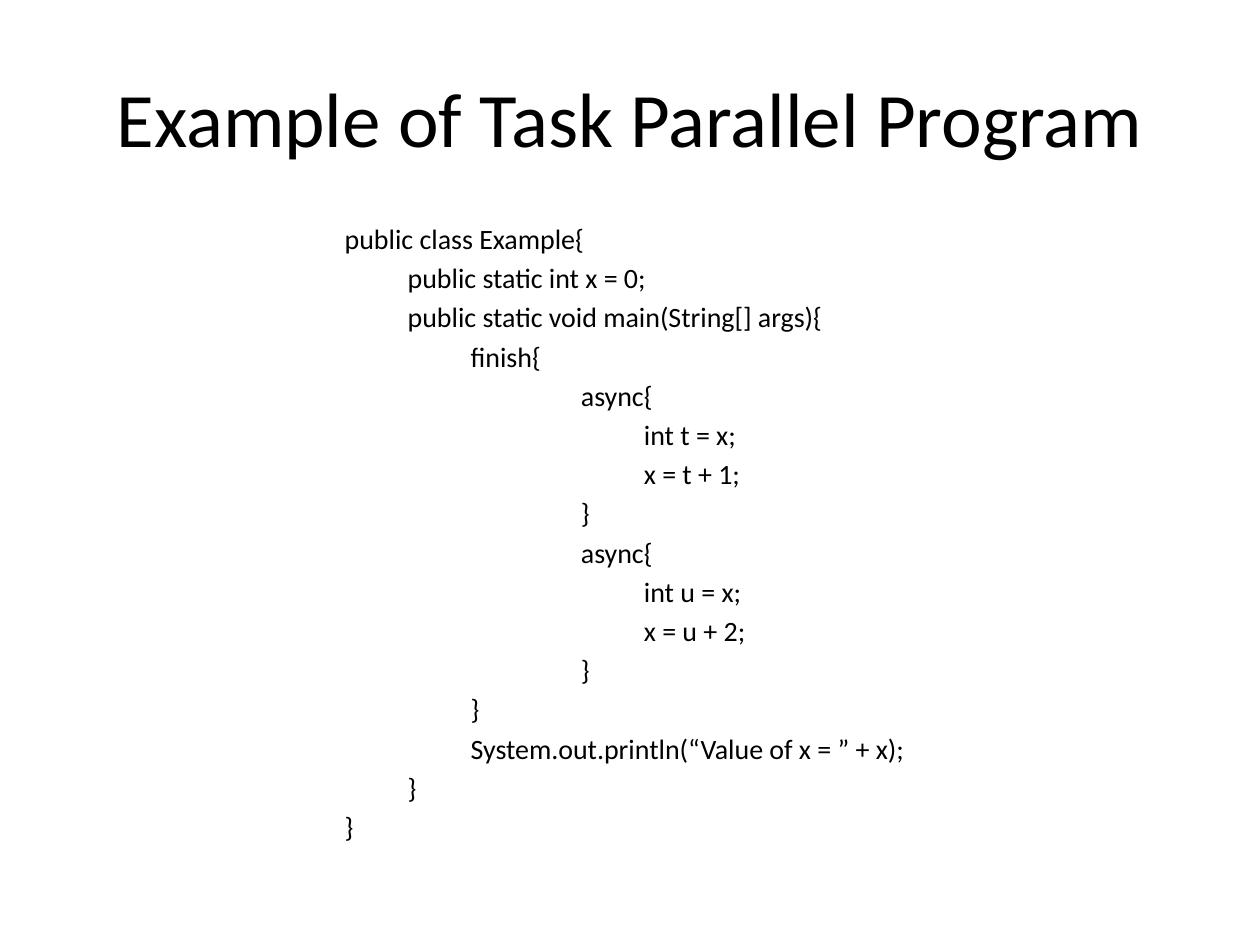
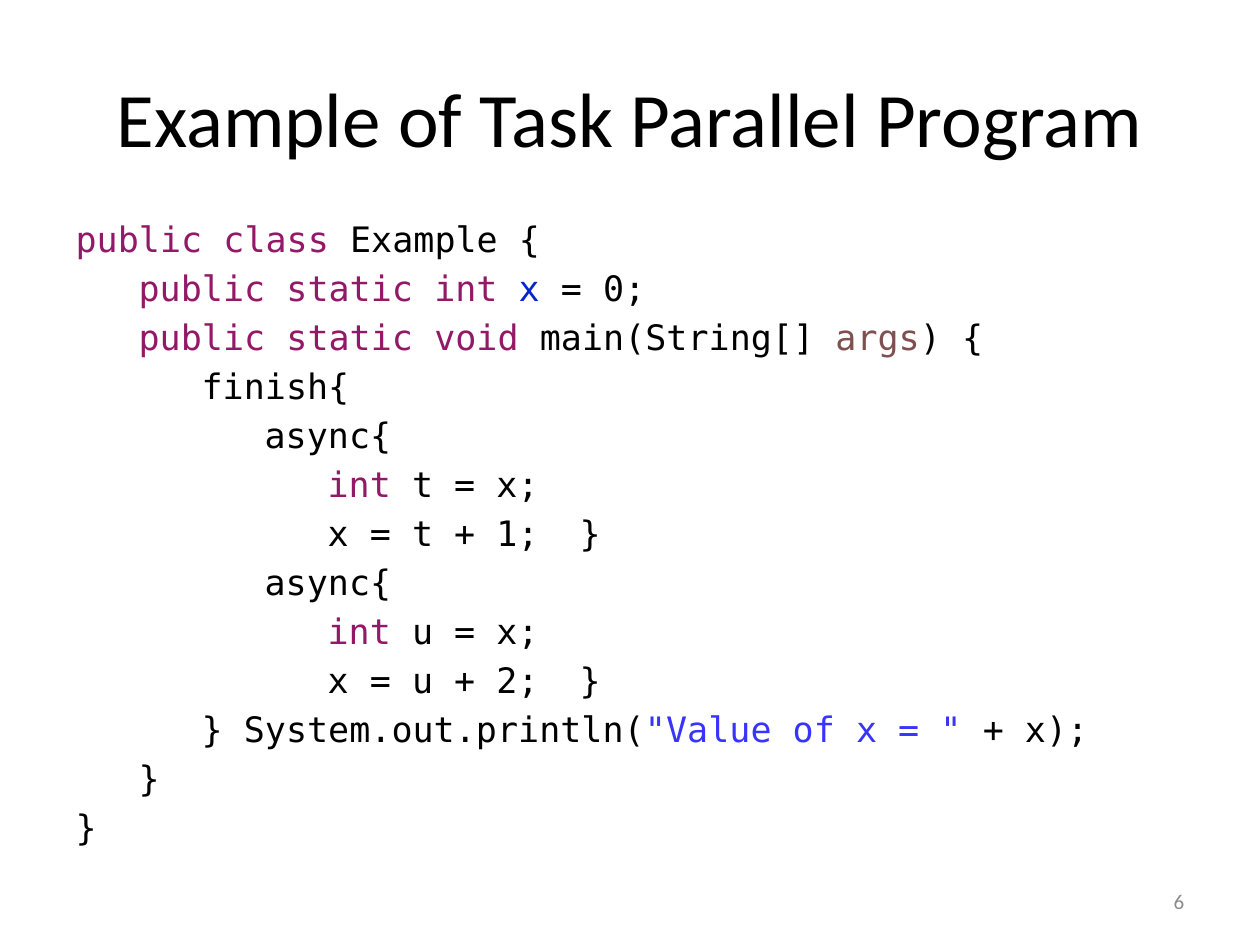
Before and after one commit to ericmercer/nakade-radha, a slide deck: slide 7 of proposal/ppt/thesis-proposal.pptx (slide 8 before the commit). Drawn at 1260x945 pixels with LibreOffice and Linux fonts; fonts in the diff are those of the drawing. Boxes give left, top, right and bottom in pixels: in the first picture for what was removed or moved away, otherwise in the second. Text is boxed around its words. In the diff, an @@ line names an element or a change of style, - is before the commit and + after.

```diff
--- a/proposal/ppt/thesis-proposal.pptx
+++ b/proposal/ppt/thesis-proposal.pptx
@@ text "public class Example {": place and size @@
-text "public class Example {" at (345,228,904,764)
+text "public class Example {" at (76,225,1088,750)
@@ text at (76,225,498,260): text changed; size 16 to 20 pt; font Calibri to DejaVu Sans Mono; text colour #000000 to #931968 @@
-public class Example{
+public class Example {
@@ text at (139,274,645,649): size 16 to 20 pt, font Calibri to DejaVu Sans Mono in "public static int x = 0;", "finish{", "async{", "int t = x;" and 4 more places; text colour #000000 to #931968 in "public static int", "int", "int"; text colour #000000 to #0226CC in "x"; list level 3 to 1 in "async{"; list level 3 to 1 in "int t = x;"; list level 3 to 1 in "int u = x;"; list level 3 to 1 in "}" @@
@@ text at (139,323,941,358): text changed; size 16 to 20 pt; font Calibri to DejaVu Sans Mono; text colour #000000 to #931968 @@
-public static void main(String[] args){
+public static void main(String[] args) {
@@ text at (328,520,538,551): text changed; size 16 to 20 pt; font Calibri to DejaVu Sans Mono @@
-    x = t + 1;
-    }
+x = t + 1; }
@@ text at (244,667,1088,750): text changed; size 16 to 20 pt; font Calibri to DejaVu Sans Mono @@
-    x = u + 2;
+x = u + 2; }
+} System.out.println("Value of x = " + x);
@@ text at (471,738,904,764): paragraphs removed @@
-System.out.println(“Value of x = ” + x);
-}
-}
@@ page number added at (1174,895,1185,909), 12 pt, text #8C8C8C @@
+6
```
Also in this commit, not shown: 18 other slides changed, 13 slides added, 3 slides removed.
